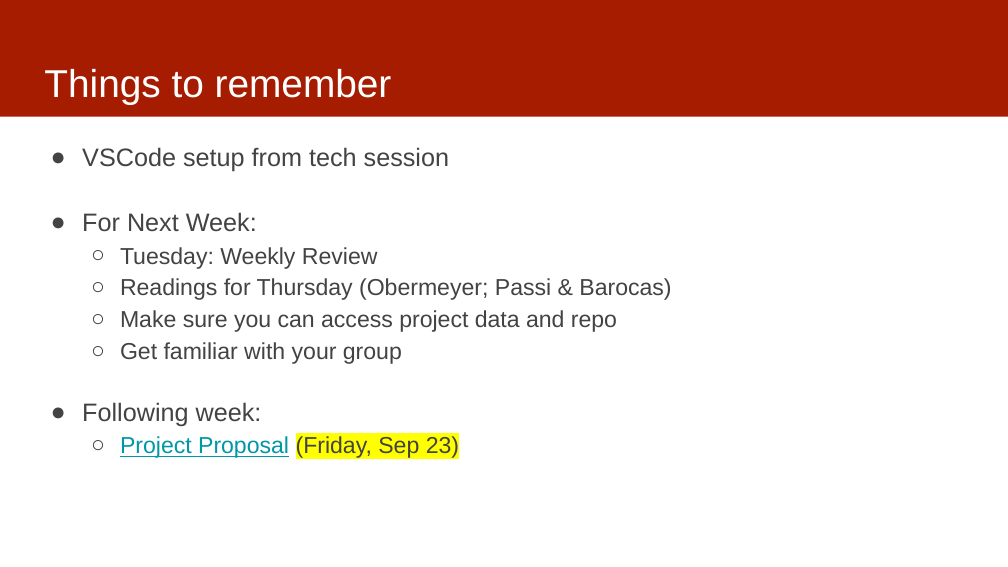
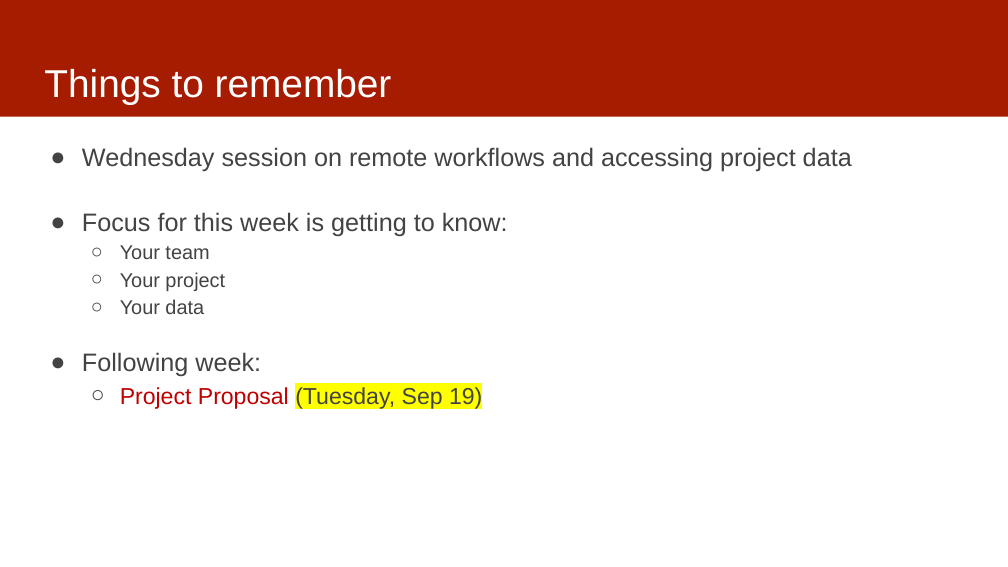
Before and after one commit to dssg/mlforpublicpolicylab, a slide deck: slide 2 of Lectures/03-casestudies.pptx. Drawn at 1008x567 pixels with LibreOffice and Linux fonts; fonts in the diff are those of the drawing. Boxes give left, top, right and bottom in pixels: in the first picture for what was removed or moved away, otherwise in the second. Text is boxed around its words. In the diff, an @@ line names an element or a change of style, - is before the commit and + after.

Commit message:
updated

```diff
--- a/Lectures/03-casestudies.pptx
+++ b/Lectures/03-casestudies.pptx
@@ text at (x1=82, y1=147, x2=852, y2=314): text changed; size 22 to 24 pt @@
-● VSCode setup from tech session
-● For Next Week:
-  ○ Tuesday: Weekly Review
-  ○ Readings for Thursday (Obermeyer; Passi & Barocas)
-  ○ Make sure you can access project data and repo
-  ○ Get familiar with your group
+● Wednesday session on remote workflows and accessing project data
+● Focus for this week is getting to know:
+  ○ Your team
+  ○ Your project
+  ○ Your data
@@ text at (x1=120, y1=387, x2=482, y2=409): text changed; text colour #0097A7 to #C00000 @@
-  ○ Project Proposal (Friday, Sep 23)
+  ○ Project Proposal (Tuesday, Sep 19)
```
Also in this commit, not shown: 4 other slides changed, 1 slide removed.
